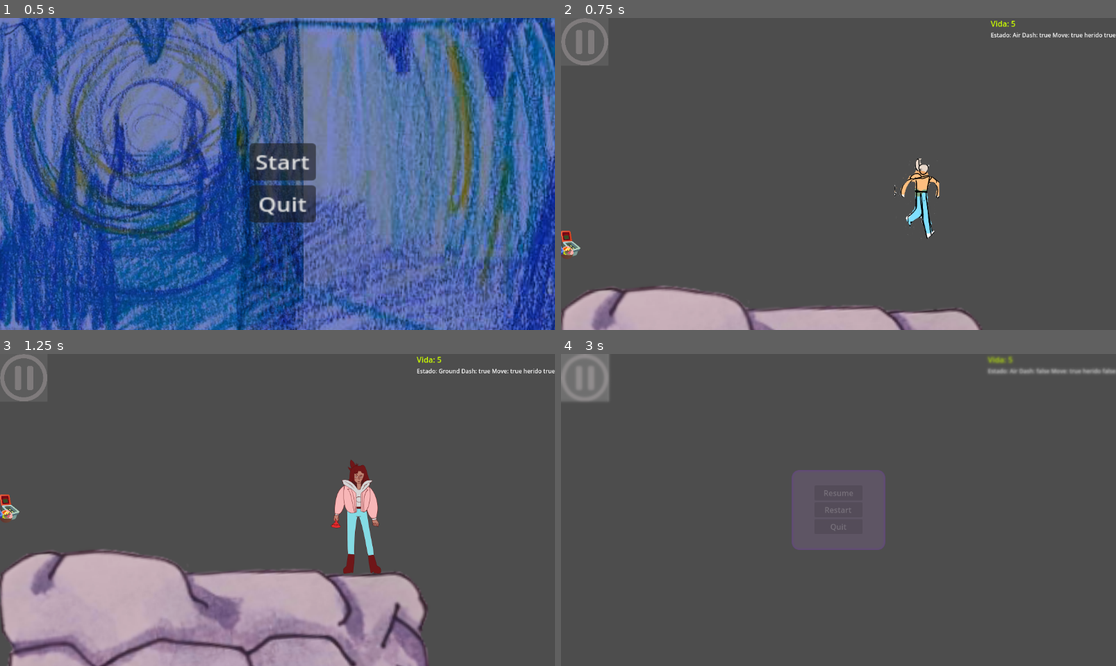
Above: before the commit, frames 1-4 (two rows, left to right).
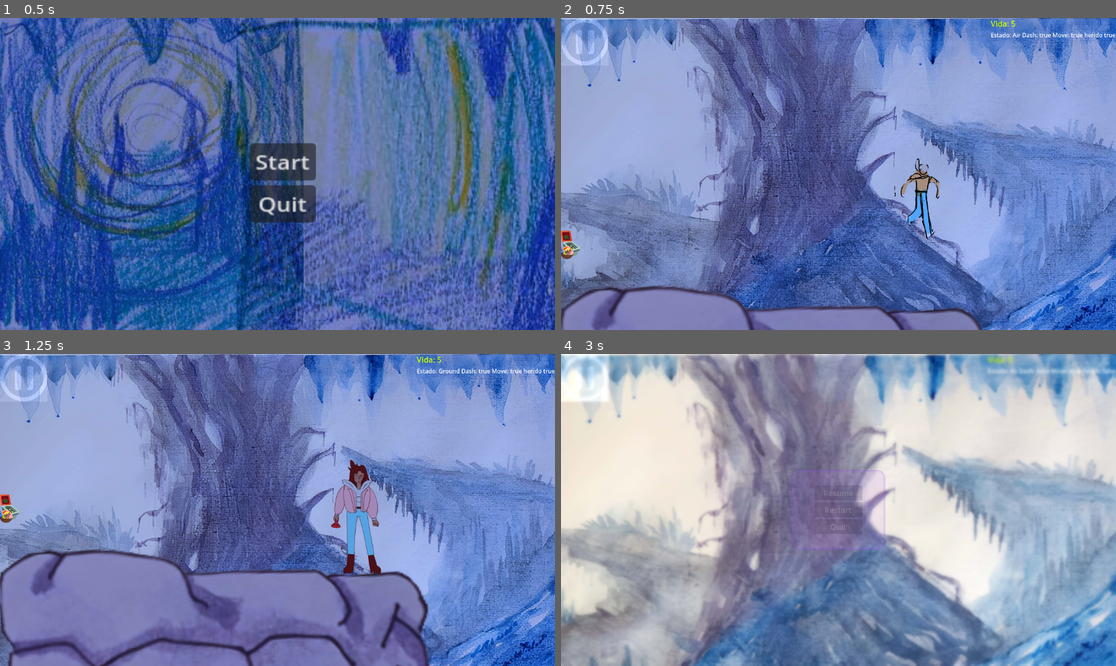
Above: after the commit, the same moments.

Repository: GuillermoC66/Interna
Game: Godot game, scene res://ESCENAS/StartMenu.tscn
The game is run twice, just before and just after one commit, with the same random seed, the same clock (stepped at 60 frames per second) and the same inputs.
Inputs (mouse positions are in pixels of both pictures, inside the frame that each line leads up to):
- Up to frame 1 (0.5 s): no input
- Up to frame 2 (0.75 s): click "Start" at 0.5 s
- Up to frame 3 (1.25 s): no input
- Up to frame 4 (3 s): hold X (dash) 1.28-2.03 s; hold Right (ui_right) 1.28-2.75 s; tap Space (ui_select) at 1.52, 2.27 s; tap Shift (walk) at 2.1 s; click (583, 378) at 2.75 s

Frame 1 is identical in both runs. In frame 2, 99% of the frame differs, in the area x 0-100%, y 0-100%; in frame 3, 99%; in frame 4, 100%.

Commit message:
yeag
yeag

Diff:
--- a/ESCENAS/StartMenu.tscn
+++ b/ESCENAS/StartMenu.tscn
@@ -10,11 +10,11 @@
 [sub_resource type="CanvasItemMaterial" id="CanvasItemMaterial_d1fhn"]
 blend_mode = 3
 
+[sub_resource type="Animation" id="Animation_db36x"]
+length = 0.001
+
 [sub_resource type="Animation" id="Animation_o7r2q"]
 resource_name = "show"
-
-[sub_resource type="Animation" id="Animation_db36x"]
-length = 0.001
 
 [sub_resource type="AnimationLibrary" id="AnimationLibrary_57fi1"]
 _data = {
--- a/ESCENAS/elmundo.tscn
+++ b/ESCENAS/elmundo.tscn
@@ -8,6 +8,7 @@
 [ext_resource type="Script" path="res://SCRIPTS/LifeLabel.gd" id="5_c63kh"]
 [ext_resource type="Script" path="res://SCRIPTS/debugLabel.gd" id="6_n733e"]
 [ext_resource type="Texture2D" uid="uid://b7dg7caw3dsb4" path="res://RECURSOS/pause-icon-sign-symbol-design-free-png.png" id="7_305xn"]
+[ext_resource type="Texture2D" uid="uid://b01nhnp1cf1cn" path="res://TEXTURAS/ENVIRONMENT/BACKGROUND/BG1 jueguin_2 COLORES.jpg" id="9_y2edc"]
 
 [sub_resource type="LabelSettings" id="LabelSettings_qod1a"]
 font_color = Color(0.803922, 1, 0, 1)
@@ -19,7 +20,21 @@
 blend_mode = 1
 light_mode = 1
 
+[sub_resource type="CanvasItemMaterial" id="CanvasItemMaterial_t2xou"]
+blend_mode = 3
+
 [node name="ELMUNDO" type="Node2D"]
+
+[node name="CanvasLayer" type="CanvasLayer" parent="."]
+layer = -1
+scale = Vector2(0.7, 0.7)
+transform = Transform2D(0.7, 0, 0, 0.7, 0, 0)
+
+[node name="Bg1Jueguin2Colores" type="Sprite2D" parent="CanvasLayer"]
+z_index = 2
+position = Vector2(398.571, 618.571)
+scale = Vector2(0.822547, 0.723326)
+texture = ExtResource("9_y2edc")
 
 [node name="plataformas test" parent="." instance=ExtResource("2_7xmnr")]
 position = Vector2(212, 10)
@@ -97,4 +112,13 @@
 
 [node name="Control" parent="GUITest" instance=ExtResource("5_1ykic")]
 
+[node name="ColorRect" type="ColorRect" parent="."]
+material = SubResource("CanvasItemMaterial_t2xou")
+offset_left = -883.0
+offset_top = -438.0
+offset_right = 1475.0
+offset_bottom = 1104.0
+scale = Vector2(1.16, 1.16)
+color = Color(0.647348, 0.739578, 0.99264, 0.337255)
+
 [connection signal="pressed" from="GUITest/Button" to="GUITest/Control" method="_on_button_pressed"]
Not shown: 1 places in ESCENAS/elmundo.tscn that only renumber resources
